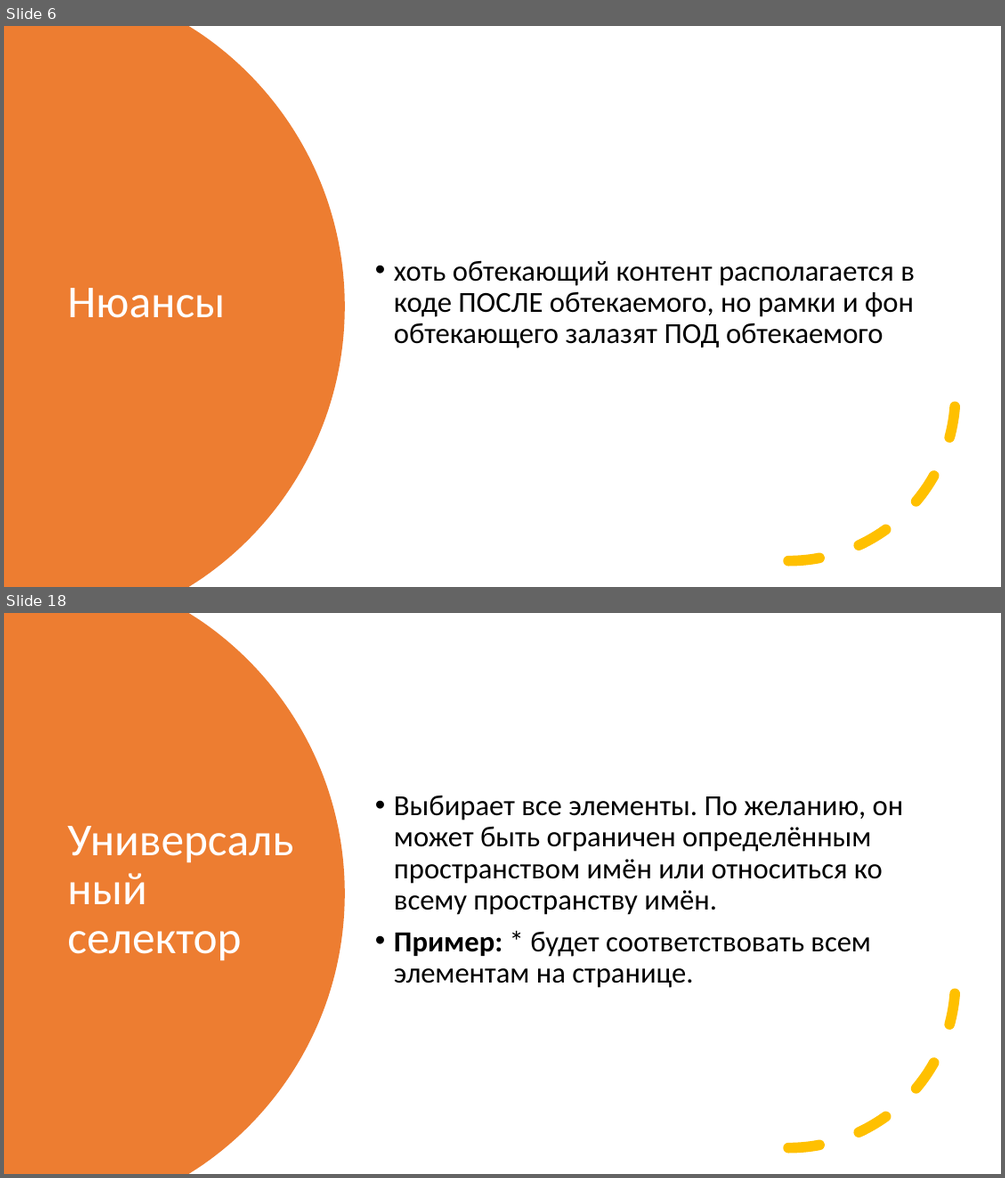
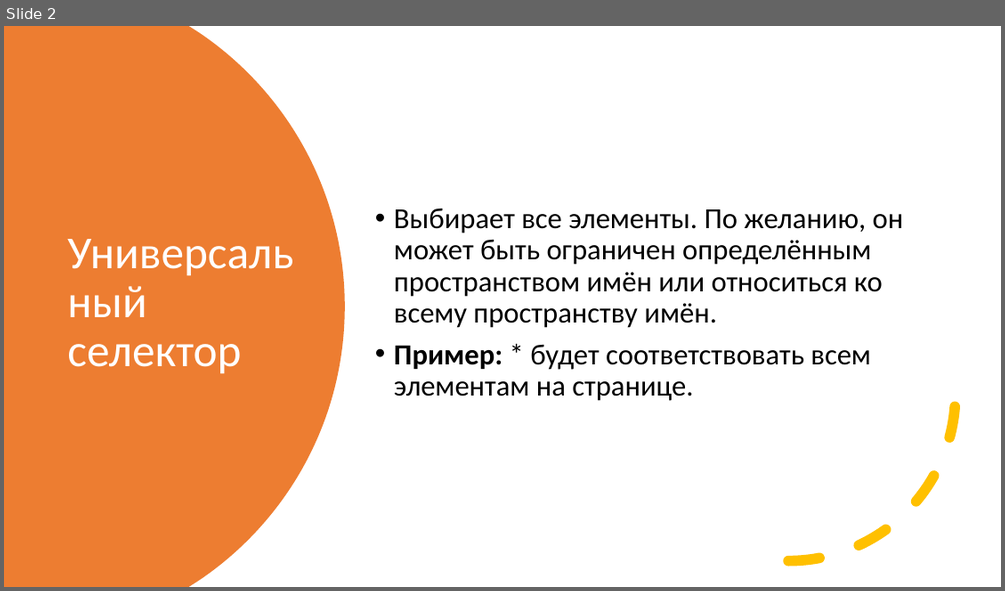
Before and after one commit to sashaklimenok/mentoring, a slide deck: Lesson-6/Presentation2.pptx. Shown one above the other, each under a label of ours: slides 6 and 18 before the commit, slide 2 after it; the slides between them are not shown. The pictures are 1005x1178 and 1005x591 pixels, drawn with LibreOffice and Linux fonts; fonts in the diff are those of the drawing. Boxes give left, top, right and bottom in pixels: in the first picture for what was removed or moved away, otherwise in the second. Text is boxed around its words. In the diff, an @@ line names an element or a change of style, - is before the commit and + after.

```diff
--- a/Lesson-6/Presentation2.pptx
+++ b/Lesson-6/Presentation2.pptx
@@ slide 6 removed at (x1=4, y1=26, x2=1001, y2=587), background #FFFFFF @@
@@ freeform shape removed at (x1=4, y1=26, x2=345, y2=587) @@
@@ arc (boxed as its full ellipse) removed at (x1=622, y1=227, x2=956, y2=562) @@
@@ text removed at (x1=394, y1=260, x2=914, y2=348) @@
-• хоть обтекающий контент располагается в коде ПОСЛЕ обтекаемого, но рамки и фон обтекающего залазят ПОД обтекаемого
@@ title removed at (x1=67, y1=288, x2=225, y2=318) @@
-Нюансы
@@ what was slide 18 is now slide 2 @@
```
Also in this commit, not shown: 3 slides changed, 8 slides added, 14 other slides removed, 1 other file.
